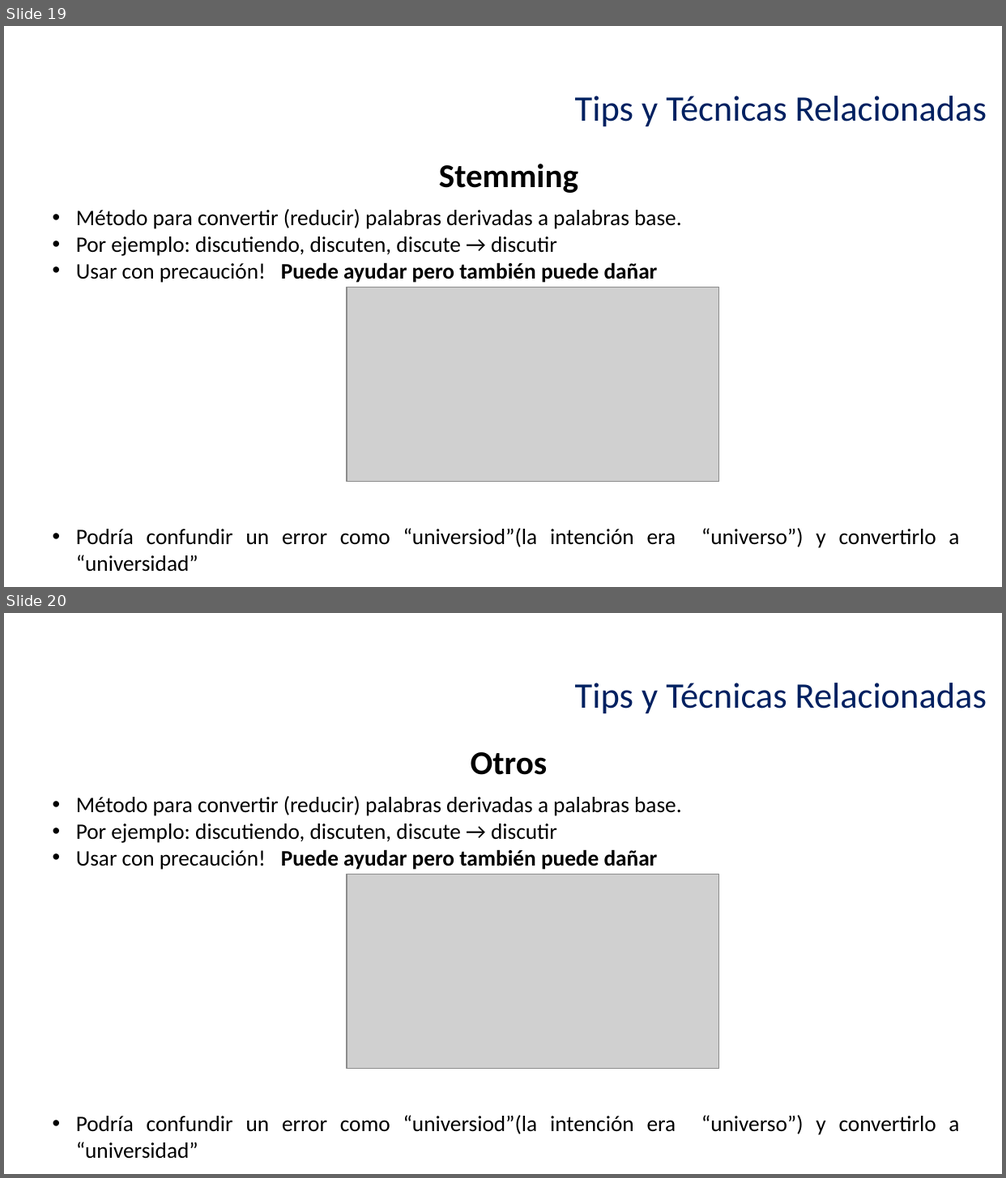
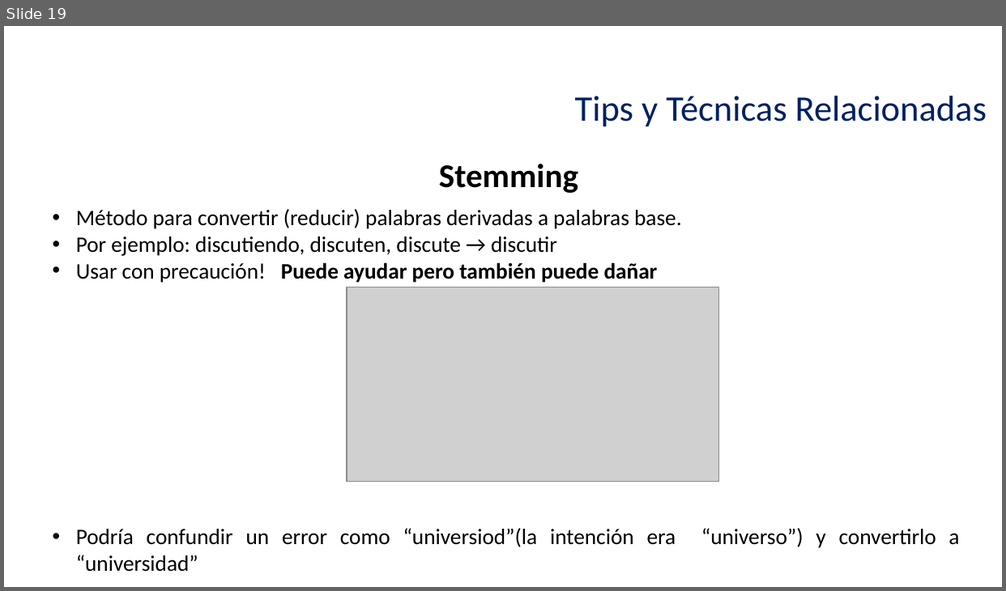
Before and after one commit to llealgt/Presentacion_UVG_Semana_de_a_tecnologia_2017, a slide deck: UVG_NLP_Presentation.pptx. Shown one above the other, each under a label of ours: slides 19 and 20 before the commit, slide 19 after it. The pictures are 1006x1178 and 1006x591 pixels, drawn with LibreOffice and Linux fonts; fonts in the diff are those of the drawing; grey boxes stand for pictures; background and template pictures are left out. Boxes give left, top, right and bottom in pixels: in the first picture for what was removed or moved away, otherwise in the second. Text is boxed around its words. In the diff, an @@ line names an element or a change of style, - is before the commit and + after.

Commit message:
Added tips

```diff
--- a/UVG_NLP_Presentation.pptx
+++ b/UVG_NLP_Presentation.pptx
@@ slide 20 removed at box(4, 613, 1002, 1174), background picture (left out) @@
@@ text removed at box(575, 683, 987, 714) @@
-Tips y Técnicas Relacionadas
@@ text removed at box(471, 752, 547, 775) @@
-Otros
@@ text removed at box(76, 796, 959, 1135) @@
-• Método para convertir (reducir) palabras derivadas a palabras base.
-• Por ejemplo: discutiendo, discuten, discute → discutir
-• Usar con precaución! Puede ayudar pero también puede dañar
-• Podría confundir un error como “universiod”(la intención era “universo”) y convertirlo a “universidad”
@@ picture removed at box(347, 875, 718, 1069) @@
```
Also in this commit, not shown: 1 slide added.
